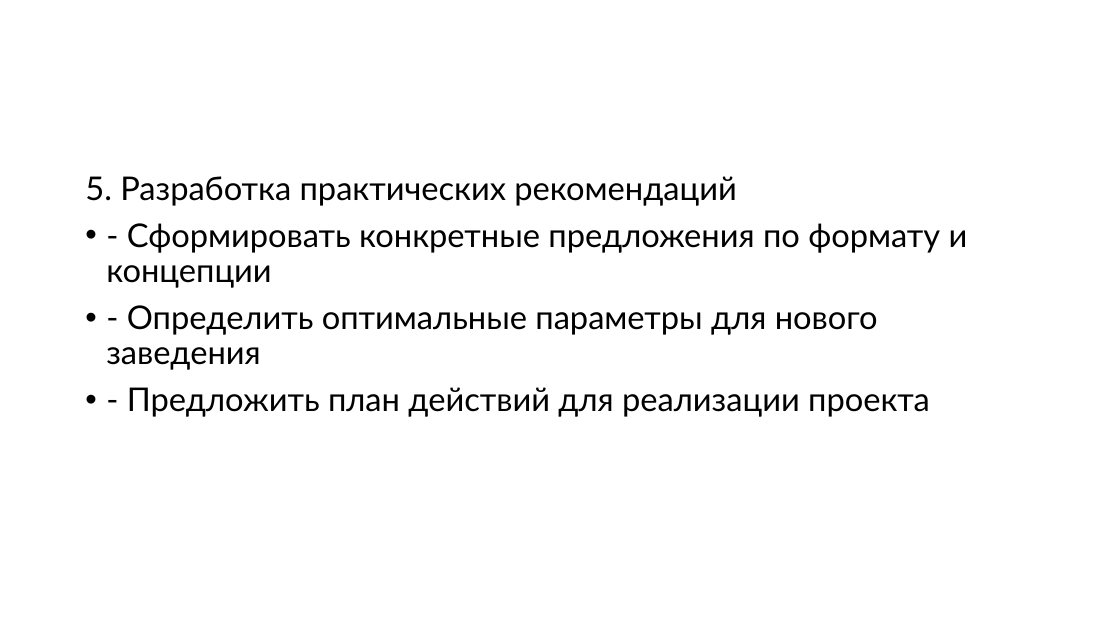
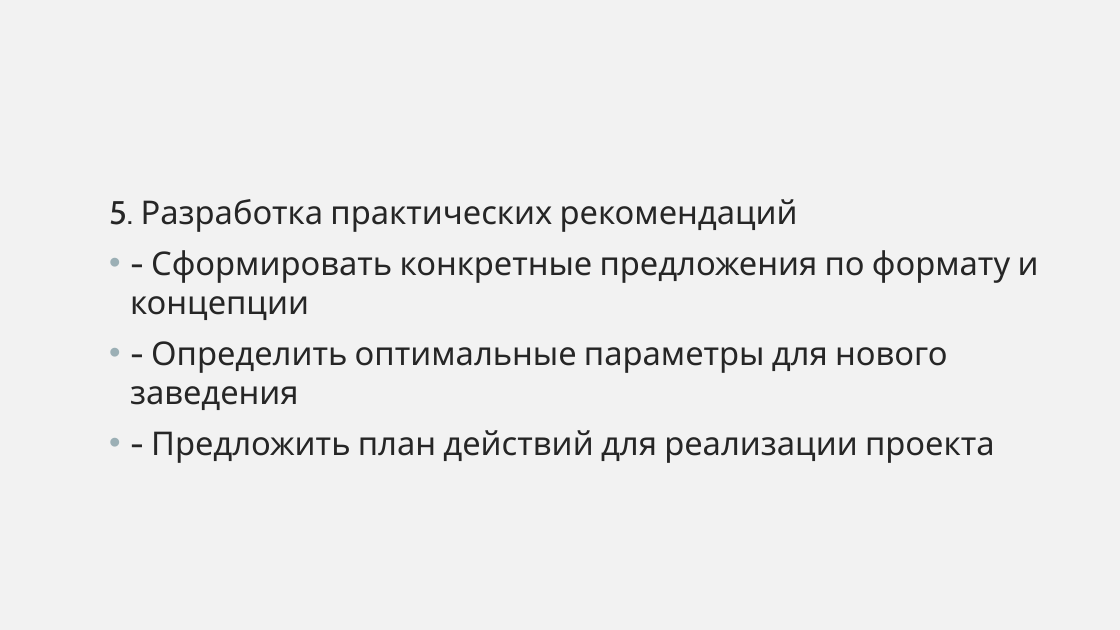
Before and after one commit to PHILIPP111007/masters_degree_Roshchin_M25-555, a slide deck: slide 9 of BI/moscow_places/moscow_places_hw.pptx. Drawn at 1120x630 pixels with LibreOffice and Linux fonts; fonts in the diff are those of the drawing. Boxes give left, top, right and bottom in pixels: in the first picture for what was removed or moved away, otherwise in the second. Text is boxed around its words. In the diff, an @@ line names an element or a change of style, - is before the commit and + after.

```diff
--- a/BI/moscow_places/moscow_places_hw.pptx
+++ b/BI/moscow_places/moscow_places_hw.pptx
@@ background #FFFFFF to #F2F2F2 @@
@@ text "5. Разработка практических рекомендаций" moved from (x1=85, y1=176, x2=968, y2=417) to (x1=109, y1=199, x2=1039, y2=463) @@
@@ text "5. Разработка практических рекомендаций" at (x1=109, y1=199, x2=1039, y2=463): font Lato to Cabin, text colour #000000 to #262626; line spacing 0.9 to 1 @@
```
Also in this commit, not shown: 23 other slides changed, 1 other file.
